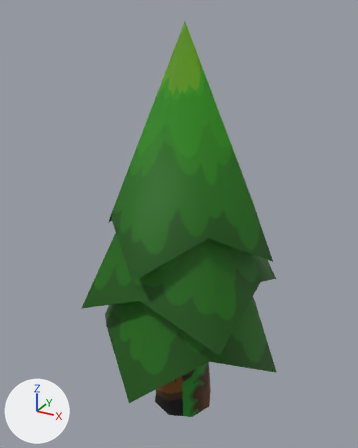
The OBJ model ART/Models/LowPolyTree/Tree.obj, before and after one commit.
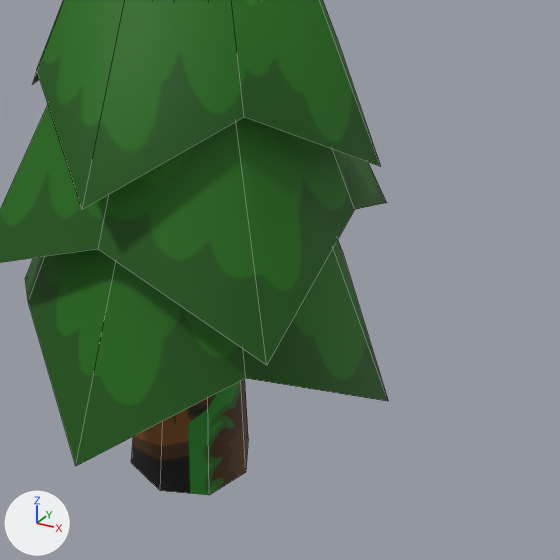
Each version is shown whole from a 50 mm lens placed at (3.81, -7.11, 7.5), pointed at (-0.13, 0.05, 3.92), then close up on the part from 26% to 100% of the width and 41% to 100% of the height. Lighting does not change. The marker at lower left points along +X, +Y and +Z. The close-ups show mesh edges as thin lines. Where no turn or scale is listed for an object, it has been applied to the vertices.
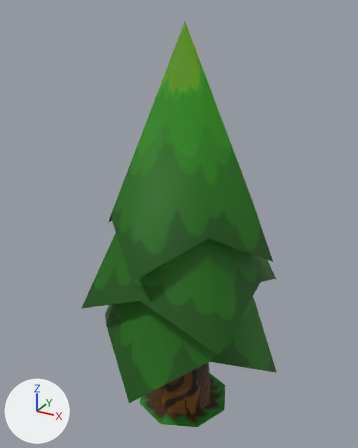
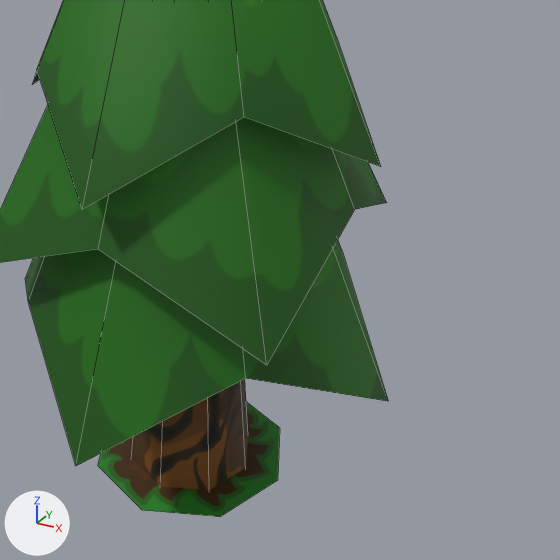
Edits to the bpy script that builds the scene:
```text
Change me_cylinder:
    used by ob_cylinder; location = (0.0, 0.0, 0.0)
    verts and faces of me_cylinder; kept vertices keep their numbers, new ones are numbered from 57
    remove me_cylinder.from_pydata(...)  # 57 vertices, 32 faces; spans x -1.91..1.91, y -1.91..1.91, z 0.04..7.3
    add me_cylinder.from_pydata(...)  # 65 vertices, 33 faces; spans x -1.91..1.91, y -1.91..1.91, z 0.04..7.3
    me_cylinder part 1
    add verts[57] = (0.0, 0.94, 0.1)
    add verts[58] = (0.66, 0.66, 0.1)  # pixel (279, 427)
    add verts[59] = (0.94, 0.0, 0.1)  # pixel (277, 480)
    add verts[60] = (0.66, -0.66, 0.1)  # pixel (220, 516)
    add verts[61] = (0.0, -0.94, 0.1)  # pixel (142, 510)
    add verts[62] = (-0.66, -0.66, 0.1)  # pixel (97, 465)
    add verts[63] = (-0.94, 0.0, 0.1)
    add verts[64] = (-0.66, 0.66, 0.1)
    add faces += [(57, 64, 63, 62, 61, 60, 59, 58)]
    me_cylinder part 2: 13 kept faces spanning x -1.05..1.91, y -1.91..1.91, z 0.04..4.96 get new texture (UV) coordinates
```

Pixel boxes [x1, y1, x2, y2] of what changed, in the close-ups (560 x 560 px):
'Cylinder', reshaped
    before: [0, 0, 388, 495]
    after: [0, 0, 388, 517]
part 1 of me_cylinder, added
    after: [98, 402, 280, 517]
part 2 of me_cylinder, surface changed
    both: [91, 320, 378, 490]
